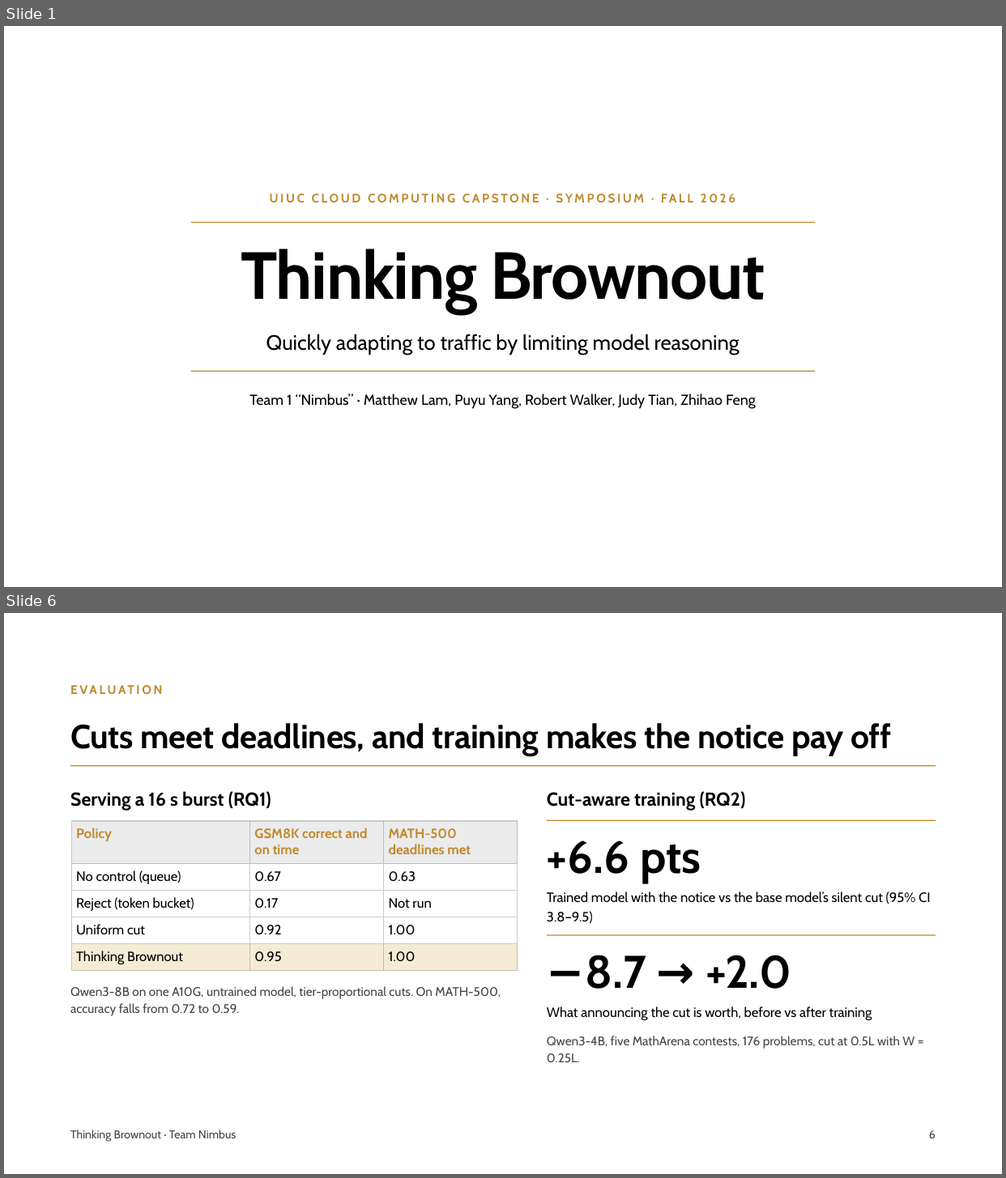
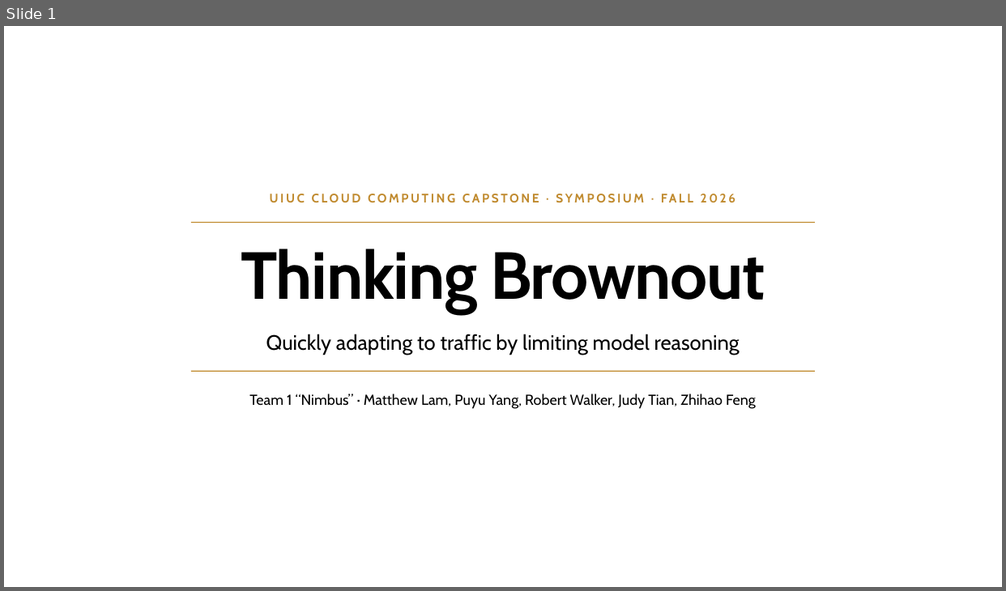
Before and after one commit to pyangyu/team1_nimbus_copy, a slide deck: Symposium Slides.pptx. Shown one above the other, each under a label of ours: slides 1 and 6 before the commit, slide 1 after it; the slides between them are not shown. The pictures are 1006x1178 and 1006x591 pixels, drawn with LibreOffice and Linux fonts; fonts in the diff are those of the drawing. Boxes give left, top, right and bottom in pixels: in the first picture for what was removed or moved away, otherwise in the second. Text is boxed around its words. In the diff, an @@ line names an element or a change of style, - is before the commit and + after.

Commit message:
Symposium Slides: on-prem framing, merged related work, key idea, new evaluation and conclusion

```diff
--- a/Symposium Slides.pptx
+++ b/Symposium Slides.pptx
@@ slide 6 removed at bbox=[4, 613, 1002, 1174], background #FFFFFF @@
@@ text removed at bbox=[70, 679, 961, 699] @@
-EVALUATION
@@ title removed at bbox=[70, 723, 891, 756] @@
-Cuts meet deadlines, and training makes the notice pay off
@@ line removed from (70, 766) to (936, 766) @@
@@ text removed at bbox=[70, 791, 271, 811] @@
-Serving a 16 s burst (RQ1)
@@ text removed at bbox=[547, 791, 746, 811] @@
-Cut-aware training (RQ2)
@@ table removed at bbox=[71, 821, 518, 971], 5 rows, 3 columns @@
-Policy | GSM8K correct and on time | MATH-500 deadlines met
-No control (queue) | 0.67 | 0.63
-Reject (token bucket) | 0.17 | Not run
-Uniform cut | 0.92 | 1.00
-Thinking Brownout | 0.95 | 1.00
@@ line removed from (547, 820) to (936, 820) @@
@@ text removed at bbox=[547, 841, 701, 884] @@
-+6.6 pts
@@ text removed at bbox=[547, 892, 931, 924] @@
-Trained model with the notice vs the base model’s silent cut (95% CI 3.8–9.5)
@@ line removed from (547, 935) to (936, 935) @@
@@ text removed at bbox=[585, 955, 791, 989] @@
-−8.7 → +2.0
@@ text removed at bbox=[70, 986, 501, 1016] @@
-Qwen3-8B on one A10G, untrained model, tier-proportional cuts. On MATH-500, accuracy falls from 0.72 to 0.59.
@@ text removed at bbox=[547, 1007, 872, 1020] @@
-What announcing the cut is worth, before vs after training
@@ text removed at bbox=[547, 1036, 914, 1063] @@
-Qwen3-4B, five MathArena contests, 176 problems, cut at 0.5L with W = 0.25L.
@@ text removed at bbox=[70, 1130, 236, 1141] @@
-Thinking Brownout · Team Nimbus
@@ text removed at bbox=[929, 1131, 936, 1139] @@
-6
```
Also in this commit, not shown: 3 slides changed, 5 slides added, 2 other slides removed.
